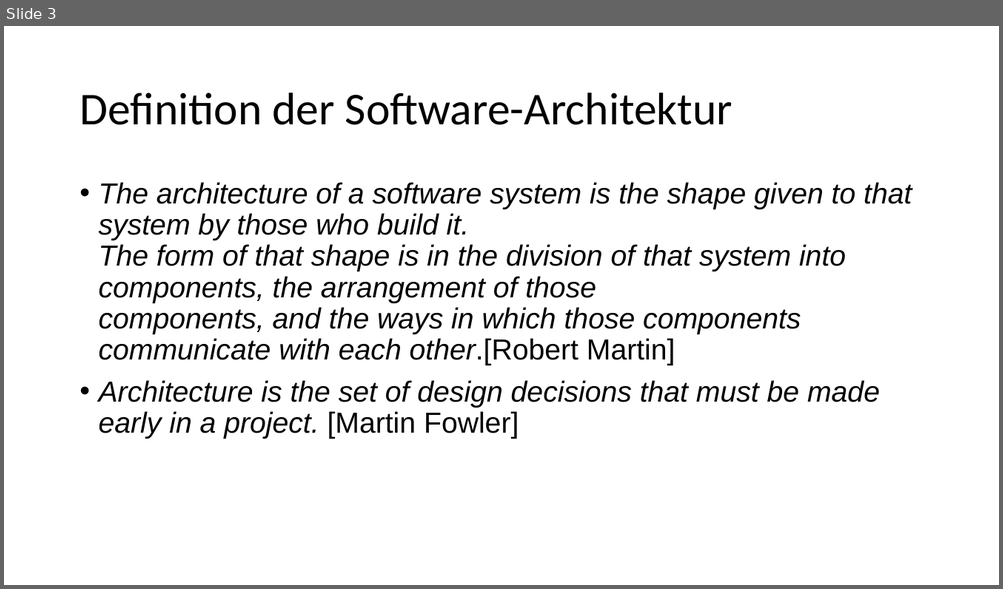
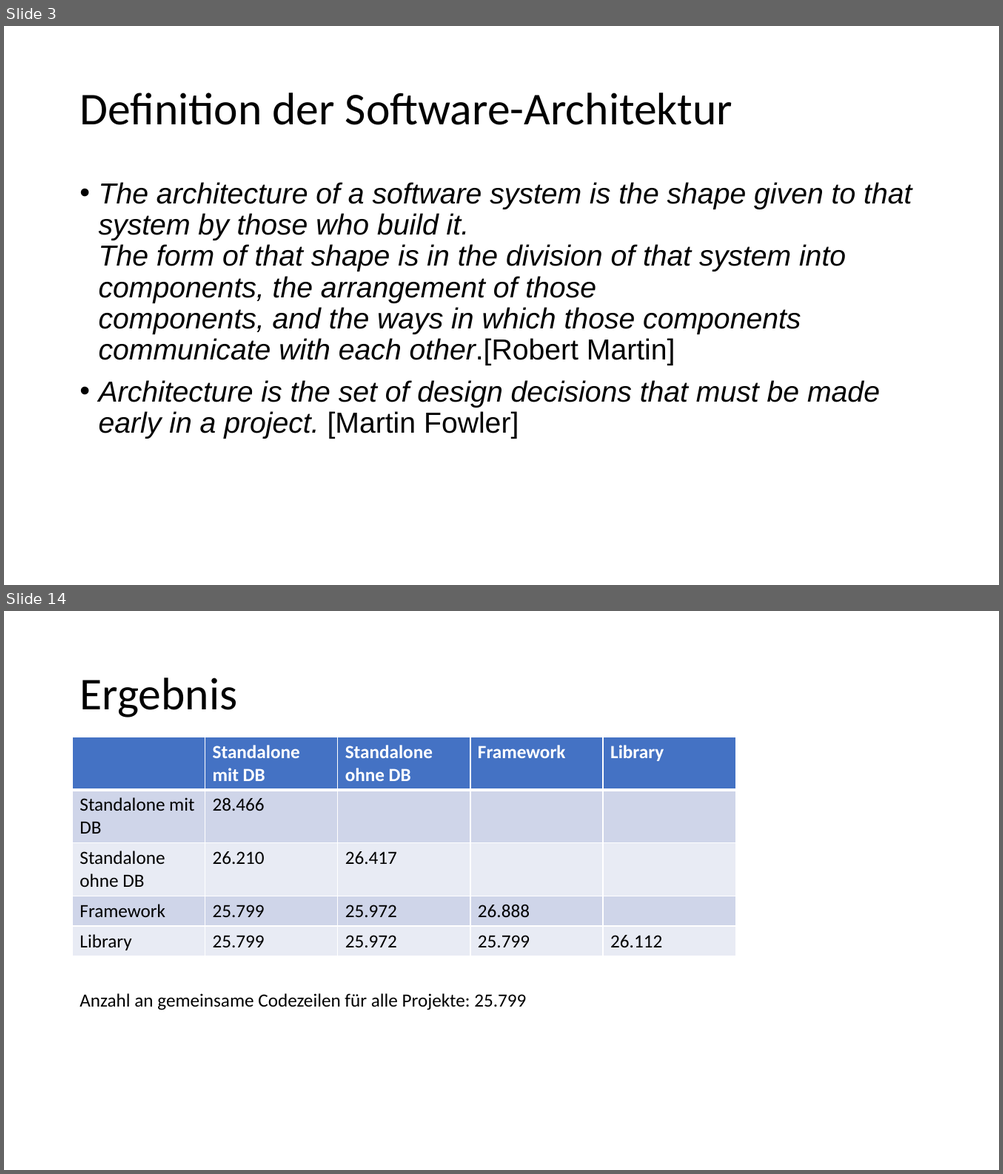
Before and after one commit to IvanAgibalov97/Praxisbericht, a slide deck: präsentation.pptx. Shown one above the other, each under a label of ours: slide 3 before the commit, slides 3 and 14 after it; the slides between them are not shown. The pictures are 1003x589 and 1003x1174 pixels, drawn with LibreOffice and Linux fonts; fonts in the diff are those of the drawing. Boxes give left, top, right and bottom in pixels: in the first picture for what was removed or moved away, otherwise in the second. Text is boxed around its words. In the diff, an @@ line names an element or a change of style, - is before the commit and + after.

```diff
--- a/präsentation.pptx
+++ b/präsentation.pptx
@@ slide 14 added at (4,611,999,1170), background #FFFFFF @@
@@ title added at (79,678,237,718), 44 pt, text #000000 @@
+Ergebnis
@@ table added at (73,737,737,954), 5 rows, 5 columns @@
+ | Standalone mit DB | Standalone ohne DB | Framework | Library
+Standalone mit DB | 28.466 |  |  | 
+Standalone ohne DB | 26.210 | 26.417 |  | 
+Framework | 25.799 | 25.972 | 26.888 | 
+Library | 25.799 | 25.972 | 25.799 | 26.112
@@ text added at (79,994,526,1011), 18 pt, text #000000 @@
+Anzahl an gemeinsame Codezeilen für alle Projekte: 25.799
```
Also in this commit, not shown: 4 slides changed, 7 other slides added, 33 other files.
